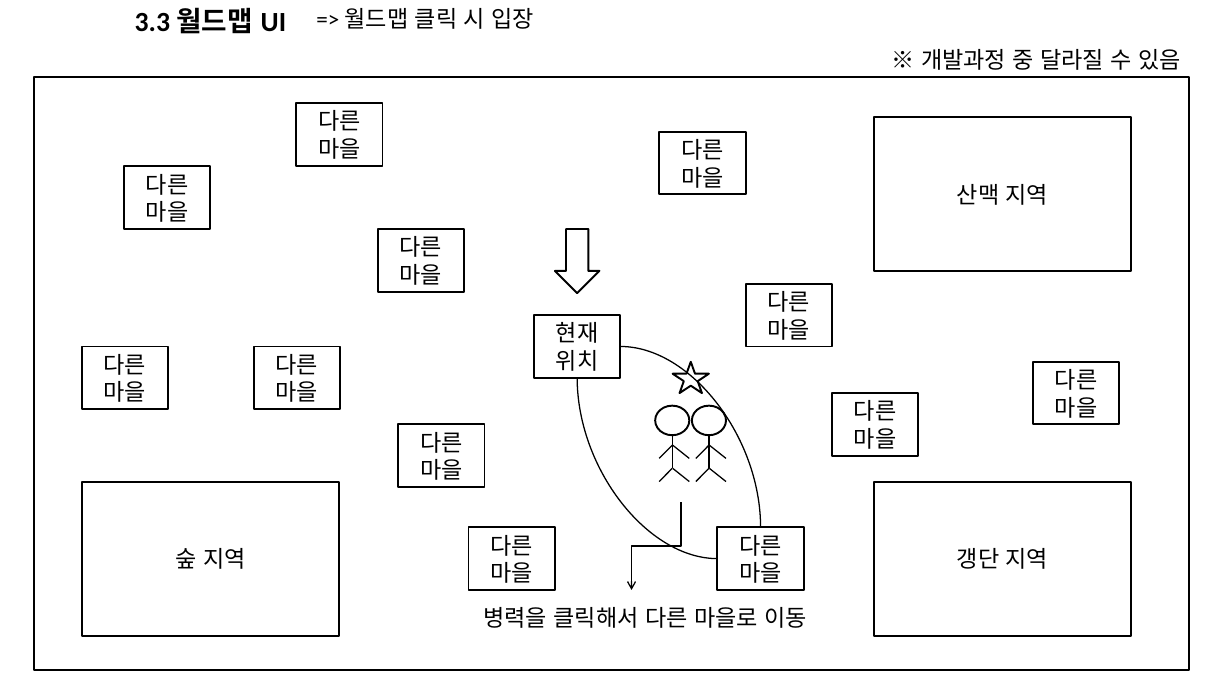
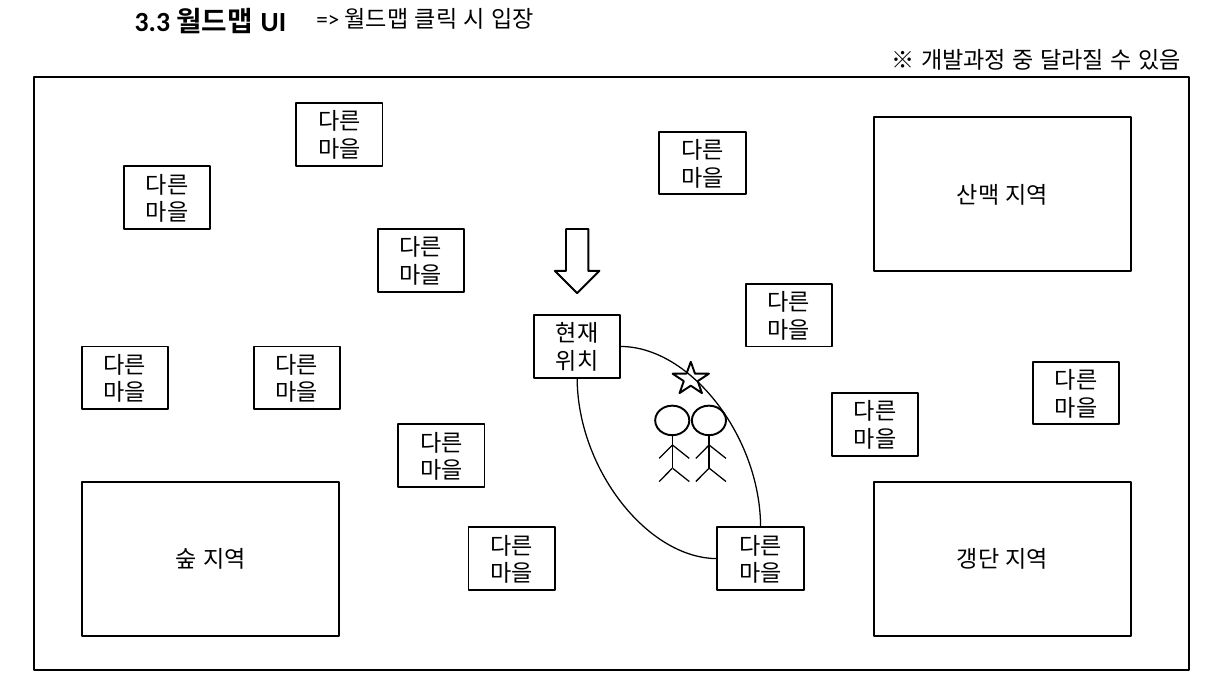
Before and after one commit to MinSeok0406/Project_RE, a slide deck: slide 14 of PROJECT_RE_UI배치도.pptx. Drawn at 1232x693 pixels with LibreOffice and Linux fonts; fonts in the diff are those of the drawing. Boxes give left, top, right and bottom in pixels: in the first picture for what was removed or moved away, otherwise in the second. Text is boxed around its words. In the diff, an @@ line names an element or a change of style, - is before the commit and + after.

```diff
--- a/PROJECT_RE_UI배치도.pptx
+++ b/PROJECT_RE_UI배치도.pptx
@@ elbow arrow removed from (681, 503) to (631, 590) @@
@@ text removed at (x1=483, y1=607, x2=807, y2=628) @@
-병력을 클릭해서 다른 마을로 이동
```
Also in this commit, not shown: 4 other slides changed.
